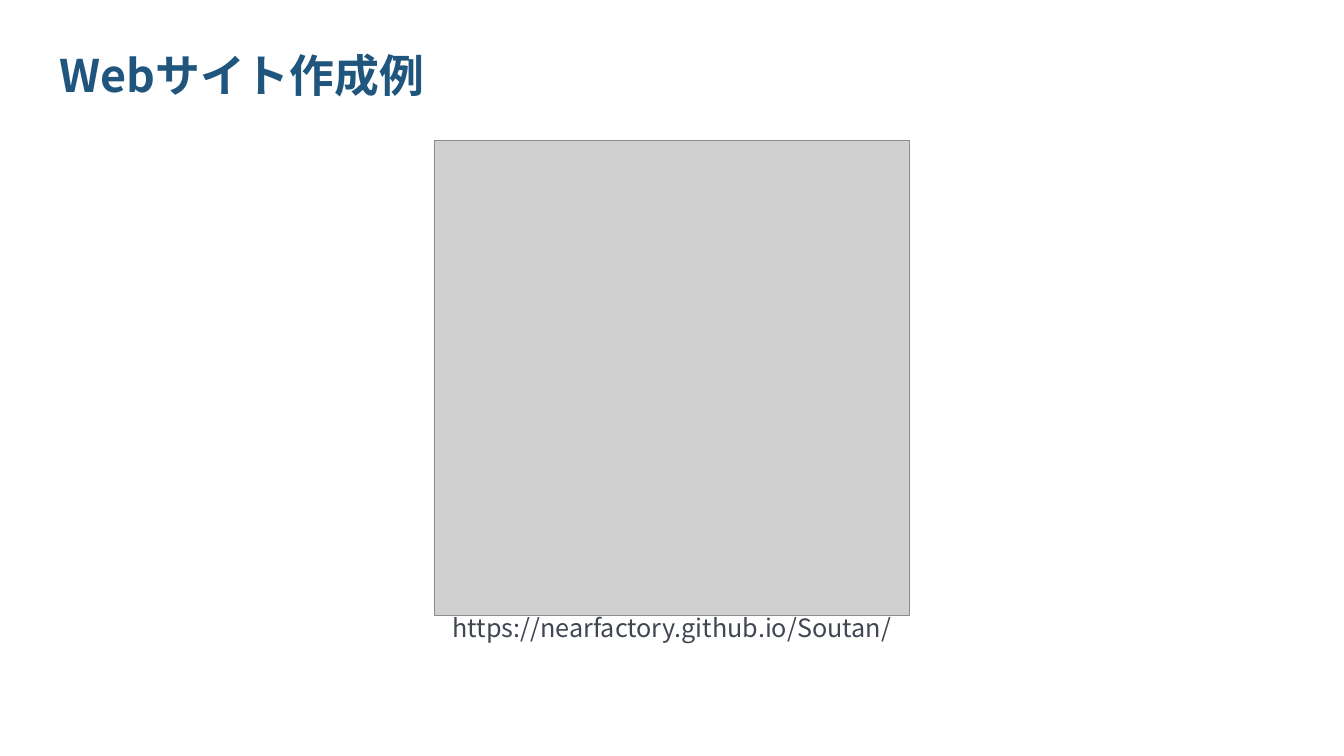
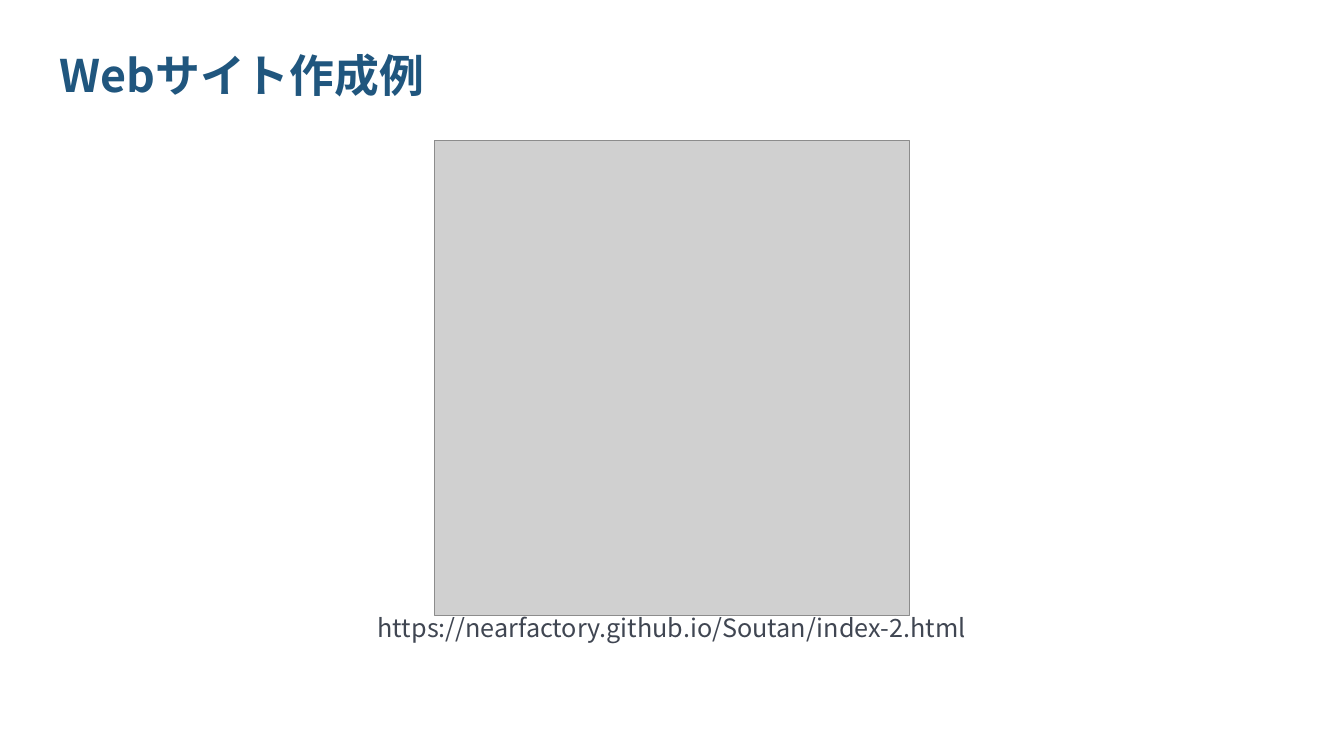
Before and after one commit to nearfactory/Soutan, a slide deck: slide 15 of そうたん.pptx. Drawn at 1344x756 pixels with LibreOffice and Linux fonts; fonts in the diff are those of the drawing; grey boxes stand for pictures. Boxes give left, top, right and bottom in pixels: in the first picture for what was removed or moved away, otherwise in the second. Text is boxed around its words. In the diff, an @@ line names an element or a change of style, - is before the commit and + after.

```diff
--- a/そうたん.pptx
+++ b/そうたん.pptx
@@ text at box(378, 612, 966, 644): text changed @@
-https://nearfactory.github.io/Soutan/
+https://nearfactory.github.io/Soutan/index-2.html
```
Also in this commit, not shown: 1 other file.
